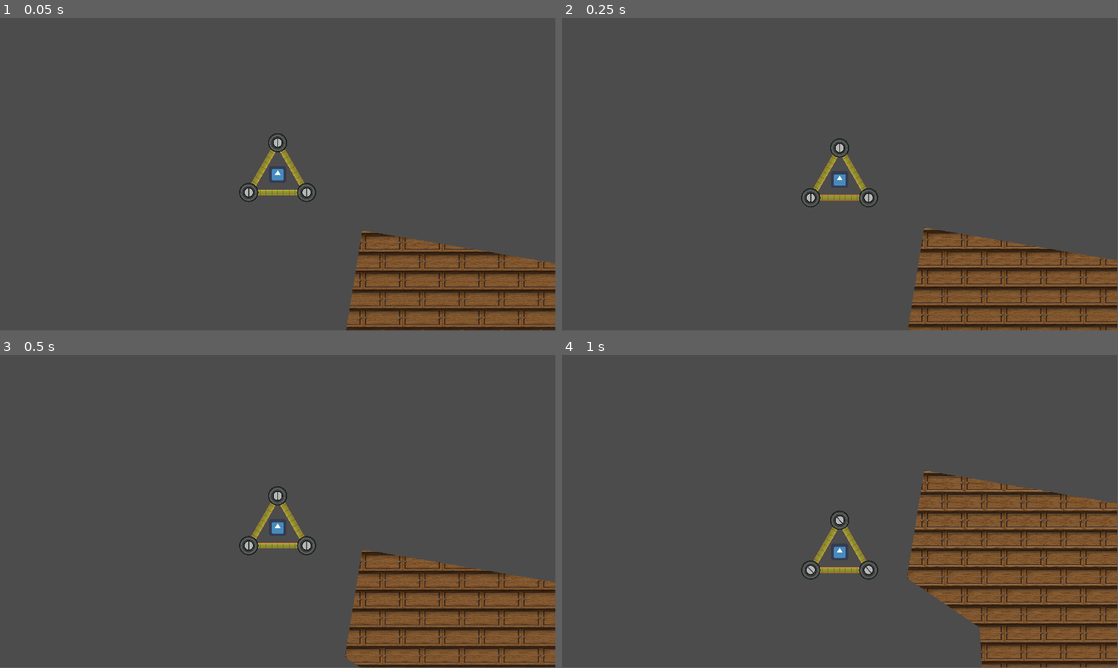
Above: before the commit, frames 1-4 (two rows, left to right).
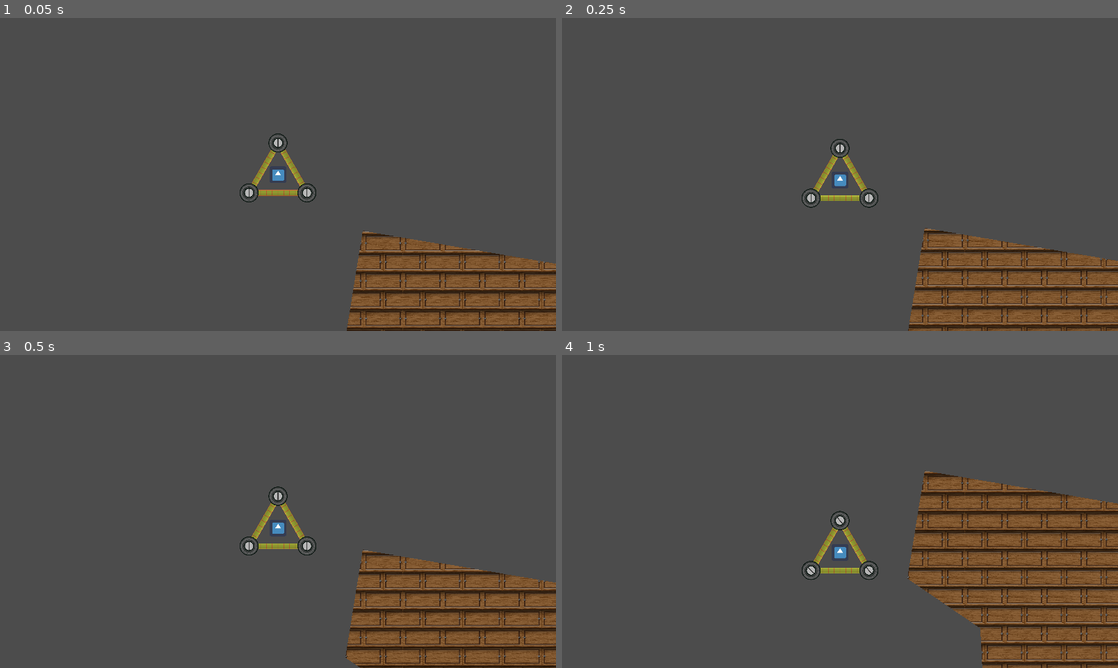
Above: after the commit, the same moments.

Repository: NorbyAriel02/Racetrack
Game: Godot game, scene res://scenes/test.tscn
Same seed, same stepped clock (60 frames per second), same inputs: the game is played once before the commit and once after it. The engine's default icon, where the game draws it, is replaced by a stand-in: a white triangle on a blue panel in a dark square.
Inputs:
- Up to frame 1 (0.05 s): no input
- Up to frame 2 (0.25 s): no input
- Up to frame 3 (0.5 s): no input
- Up to frame 4 (1 s): hold Z from 0.53 s (still down)
In our replay, the window is 799x449 before the commit and 800x450 after it. These sizes can differ from the game's own. Grey fills any space a smaller window leaves; there, only what the larger window draws over its background counts as a difference.

The runs differ from the first frame. In frame 1, 3.2% of the frame differs, in the area x 43-100%, y 36-100%; in frame 2, 3.2%; in frame 3, 3.7%; in frame 4, 5.4%.

Commit message:
Menu Completo (CORREGIDO)

Diff:
--- a/project.godot
+++ b/project.godot
@@ -23,6 +23,9 @@
 
 window/size/width=1920
 window/size/height=1080
+window/size/fullscreen=true
+window/stretch/mode="2d"
+window/stretch/aspect="keep"
 
 [physics]
 
--- /dev/null
+++ b/scenes/credits/ButtonMenuC.gd
@@ -0,0 +1,6 @@
+extends Button
+
+
+func _on_ButtonMenuC_pressed():
+	get_tree().change_scene("res://scenes/menu/Menu.tscn")
+	pass # Replace with function body.
--- /dev/null
+++ b/scenes/credits/Credits.tscn
@@ -0,0 +1,38 @@
+[gd_scene load_steps=2 format=2]
+
+[ext_resource path="res://scenes/credits/ButtonMenuC.gd" type="Script" id=1]
+
+[node name="Credits" type="Control"]
+anchor_right = 1.0
+anchor_bottom = 1.0
+__meta__ = {
+"_edit_use_anchors_": false
+}
+
+[node name="LabelCredits" type="Label" parent="."]
+anchor_left = 0.5
+anchor_top = 0.5
+anchor_right = 0.5
+anchor_bottom = 0.5
+margin_left = -26.0
+margin_top = -7.0
+margin_right = 26.0
+margin_bottom = 7.0
+text = "CREDITS"
+__meta__ = {
+"_edit_use_anchors_": false
+}
+
+[node name="ButtonMenuC" type="Button" parent="."]
+anchor_left = 1.0
+anchor_top = 1.0
+anchor_right = 1.0
+anchor_bottom = 1.0
+margin_left = -118.0
+margin_top = -64.0
+text = "MENU"
+script = ExtResource( 1 )
+__meta__ = {
+"_edit_use_anchors_": false
+}
+[connection signal="pressed" from="ButtonMenuC" to="ButtonMenuC" method="_on_ButtonMenuC_pressed"]
--- /dev/null
+++ b/scenes/levelSelection/ButtonMenuLS.gd
@@ -0,0 +1,6 @@
+extends Button
+
+
+func _on_ButtonMenuLS_pressed():
+	get_tree().change_scene("res://scenes/menu/Menu.tscn")
+	pass # Replace with function body.
--- /dev/null
+++ b/scenes/levelSelection/LevelSelection.tscn
@@ -0,0 +1,36 @@
+[gd_scene load_steps=2 format=2]
+
+[ext_resource path="res://scenes/levelSelection/ButtonMenuLS.gd" type="Script" id=1]
+
+[node name="LevelSelection" type="Control"]
+anchor_right = 1.0
+anchor_bottom = 1.0
+__meta__ = {
+"_edit_use_anchors_": false
+}
+
+[node name="LabelLS" type="Label" parent="."]
+anchor_left = 0.5
+anchor_top = 0.5
+anchor_right = 0.5
+anchor_bottom = 0.5
+margin_left = -48.5
+margin_top = -7.0
+margin_right = 48.5
+margin_bottom = 7.0
+text = "LEVEL SELECTION"
+__meta__ = {
+"_edit_use_anchors_": false
+}
+
+[node name="ButtonMenuLS" type="Button" parent="."]
+anchor_top = 1.0
+anchor_bottom = 1.0
+margin_top = -60.0
+margin_right = 132.0
+text = "MENU"
+script = ExtResource( 1 )
+__meta__ = {
+"_edit_use_anchors_": false
+}
+[connection signal="pressed" from="ButtonMenuLS" to="ButtonMenuLS" method="_on_ButtonMenuLS_pressed"]
--- /dev/null
+++ b/scenes/menu/ButtonCredits.gd
@@ -0,0 +1,6 @@
+extends Button
+
+
+func _on_ButtonCredits_pressed():
+	get_tree().change_scene("res://scenes/credits/Credits.tscn")
+	pass # Replace with function body.
--- /dev/null
+++ b/scenes/menu/ButtonLevelSelection.gd
@@ -0,0 +1,6 @@
+extends Button
+
+
+func _on_ButtonLevelSelection_pressed():
+	get_tree().change_scene("res://scenes/levelSelection/LevelSelection.tscn")
+	pass # Replace with function body.
--- /dev/null
+++ b/scenes/menu/Exit.gd
@@ -0,0 +1,5 @@
+extends Button
+
+func _on_ButtonExit_pressed():
+	get_tree().quit()
+	pass # Replace with function body.
--- /dev/null
+++ b/scenes/menu/Menu.tscn
@@ -0,0 +1,120 @@
+[gd_scene load_steps=14 format=2]
+
+[ext_resource path="res://scenes/menu/ButtonCredits.gd" type="Script" id=1]
+[ext_resource path="res://scenes/menu/ButtonLevelSelection.gd" type="Script" id=2]
+[ext_resource path="res://scenes/menu/Captura 1.png" type="Texture" id=3]
+[ext_resource path="res://scenes/menu/Exit.gd" type="Script" id=4]
+
+[sub_resource type="StyleBoxFlat" id=1]
+bg_color = Color( 1, 0.447059, 0.215686, 1 )
+
+[sub_resource type="StyleBoxFlat" id=2]
+bg_color = Color( 0.372549, 0.207843, 0.0901961, 1 )
+
+[sub_resource type="StyleBoxFlat" id=3]
+bg_color = Color( 0.847059, 0.25098, 0, 1 )
+
+[sub_resource type="StyleBoxFlat" id=4]
+bg_color = Color( 1, 0.447059, 0.215686, 1 )
+
+[sub_resource type="StyleBoxFlat" id=5]
+bg_color = Color( 0.372549, 0.207843, 0.0901961, 1 )
+
+[sub_resource type="StyleBoxFlat" id=6]
+bg_color = Color( 0.847059, 0.25098, 0, 1 )
+
+[sub_resource type="StyleBoxFlat" id=7]
+bg_color = Color( 0.164706, 0.164706, 0.164706, 1 )
+
+[sub_resource type="StyleBoxFlat" id=8]
+bg_color = Color( 0, 0, 0, 1 )
+
+[sub_resource type="StyleBoxFlat" id=9]
+bg_color = Color( 0, 0, 0, 1 )
+
+[node name="Menu" type="Control"]
+anchor_right = 1.0
+anchor_bottom = 1.0
+__meta__ = {
+"_edit_use_anchors_": false
+}
+
+[node name="ColorRect" type="ColorRect" parent="."]
+anchor_right = 1.0
+anchor_bottom = 1.0
+__meta__ = {
+"_edit_use_anchors_": false
+}
+
+[node name="Logo" type="Sprite" parent="."]
+position = Vector2( 989.345, 258.063 )
+scale = Vector2( 2.95445, 2.39605 )
+texture = ExtResource( 3 )
+
+[node name="ButtonCredits" type="Button" parent="."]
+anchor_left = 0.5
+anchor_top = 1.0
+anchor_right = 0.5
+anchor_bottom = 1.0
+margin_left = -58.0
+margin_top = -135.0
+margin_right = 64.0
+margin_bottom = -77.0
+custom_styles/hover = SubResource( 1 )
+custom_styles/pressed = SubResource( 2 )
+custom_styles/normal = SubResource( 3 )
+custom_colors/font_color_disabled = Color( 0, 0, 0, 1 )
+custom_colors/font_color = Color( 0, 0, 0, 1 )
+custom_colors/font_color_hover = Color( 0, 0, 0, 1 )
+custom_colors/font_color_pressed = Color( 0, 0, 0, 1 )
+text = "CREDITS"
+script = ExtResource( 1 )
+__meta__ = {
+"_edit_use_anchors_": false
+}
+
+[node name="ButtonLevelSelection" type="Button" parent="."]
+anchor_left = 0.5
+anchor_top = 1.0
+anchor_right = 0.5
+anchor_bottom = 1.0
+margin_left = -73.7203
+margin_top = -239.609
+margin_right = 81.2797
+margin_bottom = -172.609
+custom_styles/hover = SubResource( 4 )
+custom_styles/pressed = SubResource( 5 )
+custom_styles/normal = SubResource( 6 )
+custom_colors/font_color_disabled = Color( 0, 0, 0, 1 )
+custom_colors/font_color = Color( 0, 0, 0, 1 )
+custom_colors/font_color_hover = Color( 0, 0, 0, 1 )
+custom_colors/font_color_pressed = Color( 0, 0, 0, 1 )
+text = "LEVEL SELECTION"
+script = ExtResource( 2 )
+__meta__ = {
+"_edit_use_anchors_": false
+}
+
+[node name="ButtonExit" type="Button" parent="."]
+anchor_left = 0.5
+anchor_top = 1.0
+anchor_right = 0.5
+anchor_bottom = 1.0
+margin_left = -43.0
+margin_top = -38.0
+margin_right = 43.0
+custom_styles/hover = SubResource( 7 )
+custom_styles/pressed = SubResource( 8 )
+custom_styles/normal = SubResource( 9 )
+custom_colors/font_color_disabled = Color( 1, 1, 1, 1 )
+custom_colors/font_color = Color( 1, 1, 1, 1 )
+custom_colors/font_color_hover = Color( 1, 1, 1, 1 )
+custom_colors/font_color_pressed = Color( 1, 1, 1, 1 )
+text = "exit"
+script = ExtResource( 4 )
+__meta__ = {
+"_edit_use_anchors_": false
+}
+[connection signal="pressed" from="ButtonCredits" to="ButtonCredits" method="_on_ButtonCredits_pressed"]
+[connection signal="pressed" from="ButtonLevelSelection" to="ButtonLevelSelection" method="_on_ButtonLevelSelection_pressed"]
+[connection signal="pressed" from="ButtonExit" to="ButtonExit" method="_on_ButtonExit_pressed"]
Renamed: Captura 1.png -> scenes/menu/Captura 1.png
Not shown, changed: scenes/menu/Captura 1.png.import
